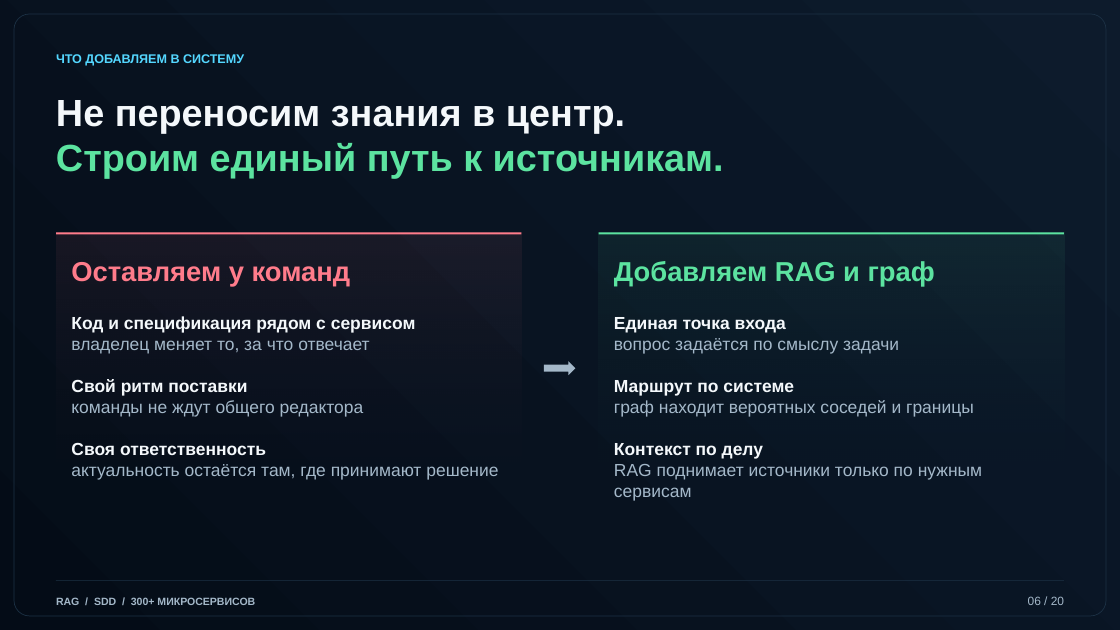
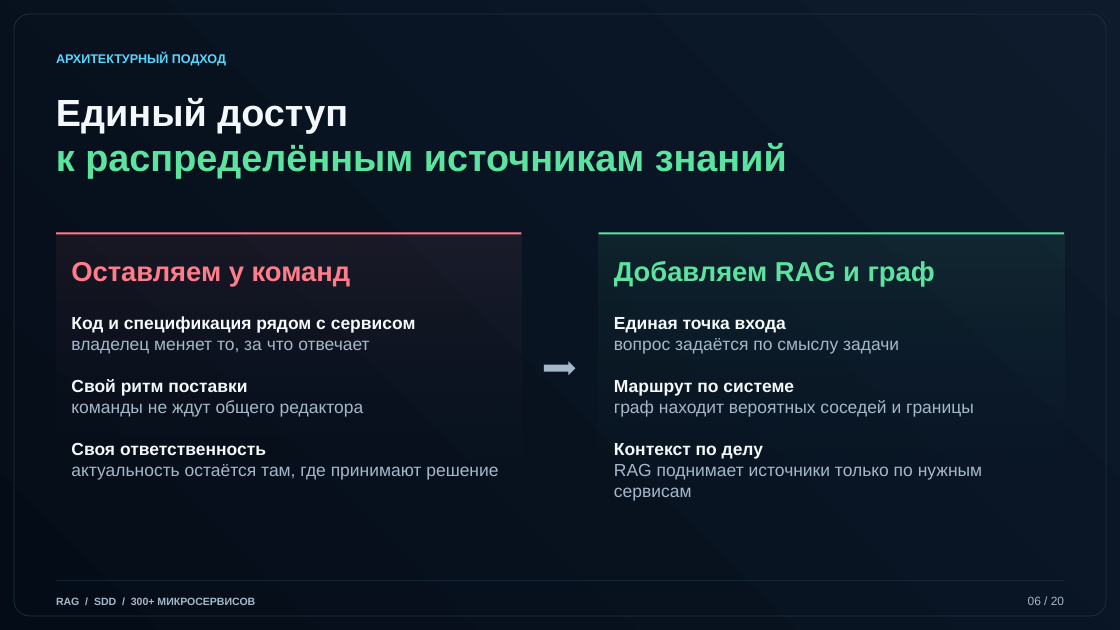
Before and after one commit to arptra/kb-rag-mcp, a slide deck: slide 6 of docs/corporate-rag-presentation.pptx. Drawn at 1120x630 pixels with LibreOffice and Linux fonts; fonts in the diff are those of the drawing. Boxes give left, top, right and bottom in pixels: in the first picture for what was removed or moved away, otherwise in the second. Text is boxed around its words. In the diff, an @@ line names an element or a change of style, - is before the commit and + after.

```diff
--- a/docs/corporate-rag-presentation.pptx
+++ b/docs/corporate-rag-presentation.pptx
@@ text at <box>56,53,226,66</box>: text changed @@
-ЧТО ДОБАВЛЯЕМ В СИСТЕМУ
+АРХИТЕКТУРНЫЙ ПОДХОД
@@ text at <box>56,98,787,178</box>: text changed @@
-Не переносим знания в центр.
-Строим единый путь к источникам.
+Единый доступ
+к распределённым источникам знаний
```
Also in this commit, not shown: 19 other slides changed.
